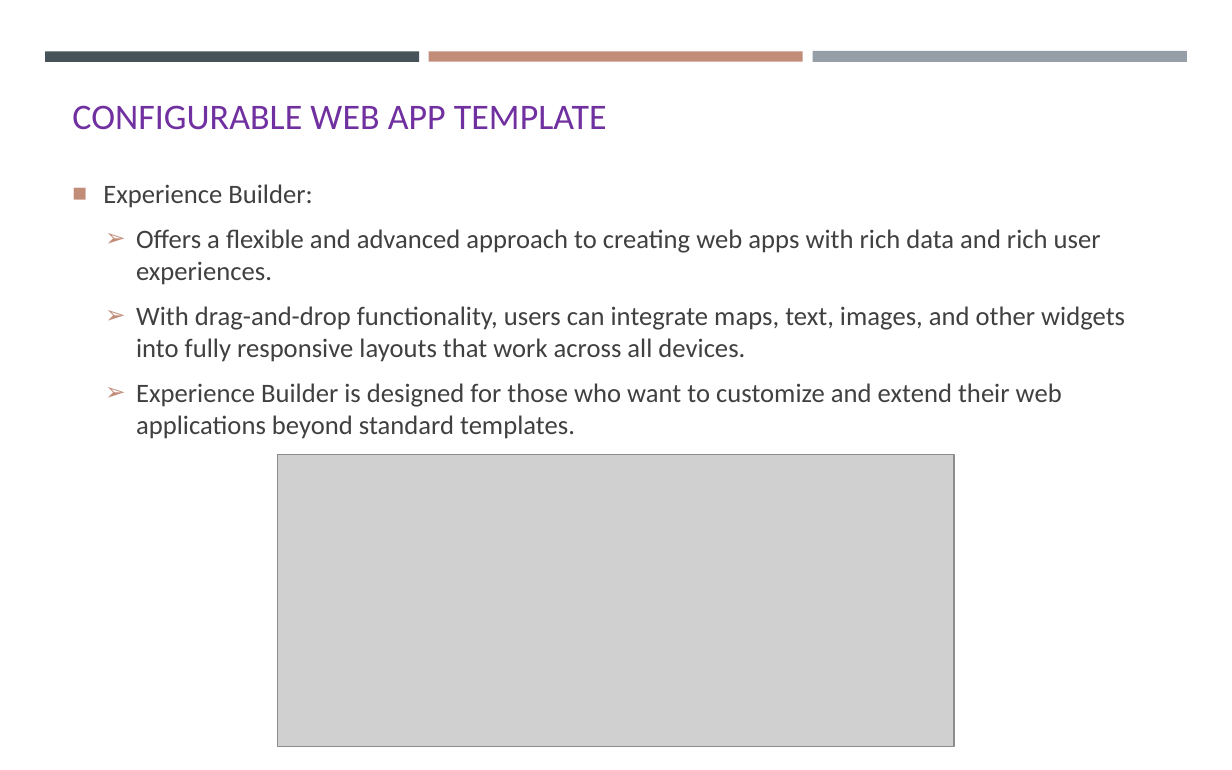
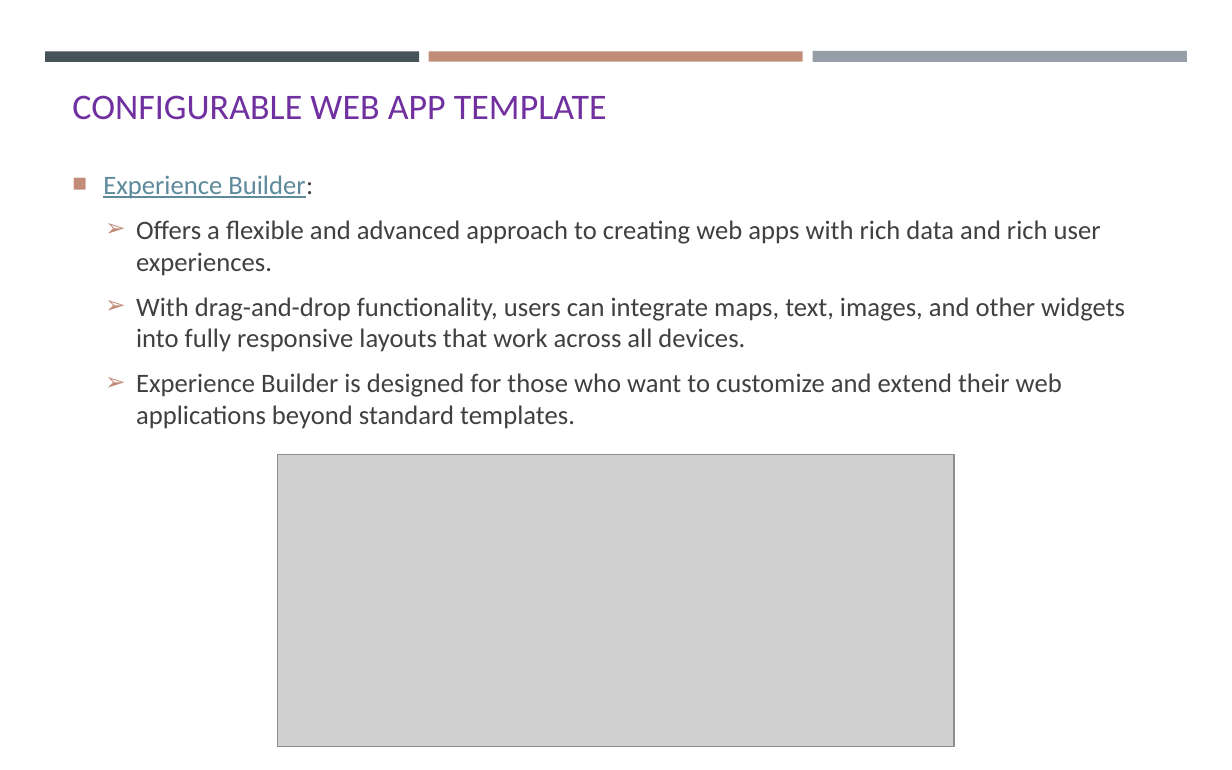
Before and after one commit to gisynw/Field_Techniques, a slide deck: slide 10 of docs/Lectures/Week05/Week05_GEOG3319_ResponseWebMap.pptx (slide 7 before the commit). Drawn at 1232x770 pixels with LibreOffice and Linux fonts; fonts in the diff are those of the drawing; grey boxes stand for pictures. Boxes give left, top, right and bottom in pixels: in the first picture for what was removed or moved away, otherwise in the second. Text is boxed around its words. In the diff, an @@ line names an element or a change of style, - is before the commit and + after.

Commit message:
update slides

```diff
--- a/docs/Lectures/Week05/Week05_GEOG3319_ResponseWebMap.pptx
+++ b/docs/Lectures/Week05/Week05_GEOG3319_ResponseWebMap.pptx
@@ title "CONFIGURABLE WEB APP TEMPLATE" moved from (x1=72, y1=105, x2=607, y2=130) to (x1=72, y1=95, x2=607, y2=120) @@
@@ text "Experience Builder:" moved from (x1=103, y1=184, x2=1125, y2=439) to (x1=103, y1=175, x2=1125, y2=429) @@
@@ text at (x1=103, y1=175, x2=313, y2=199): text colour #404040 to #5E8A9B, underline on in "Experience Builder:" @@
```
Also in this commit, not shown: 2 other slides changed, 11 slides added, 1 other file.
